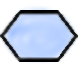
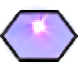
Comparing the layer stacks of the two 78×72 images. Changes:
painted on "Top" over [2, 12, 76, 60]
